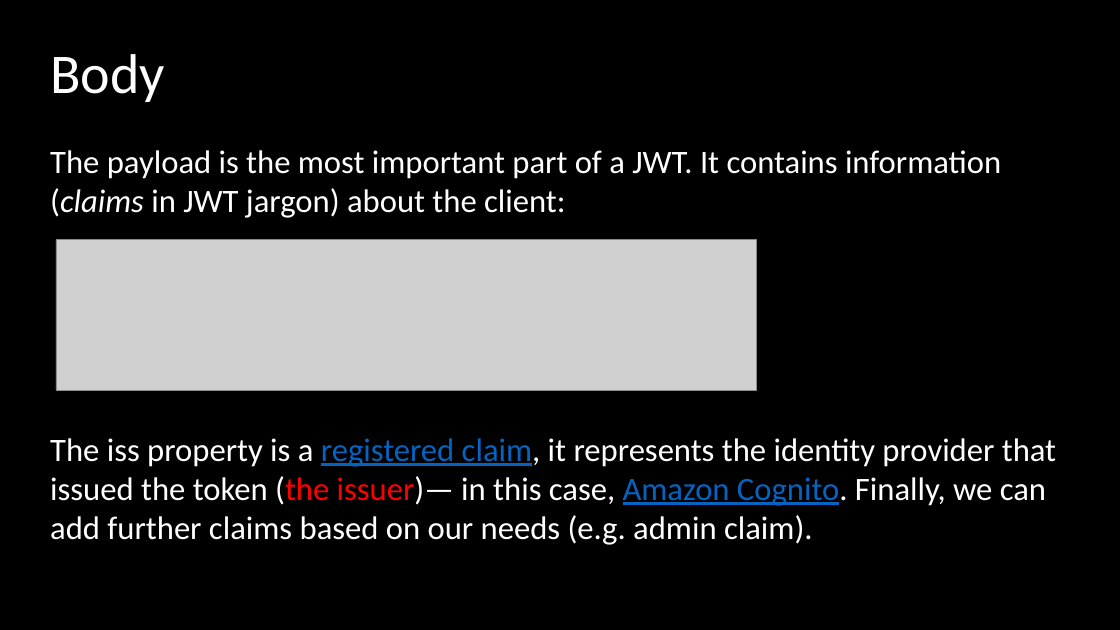
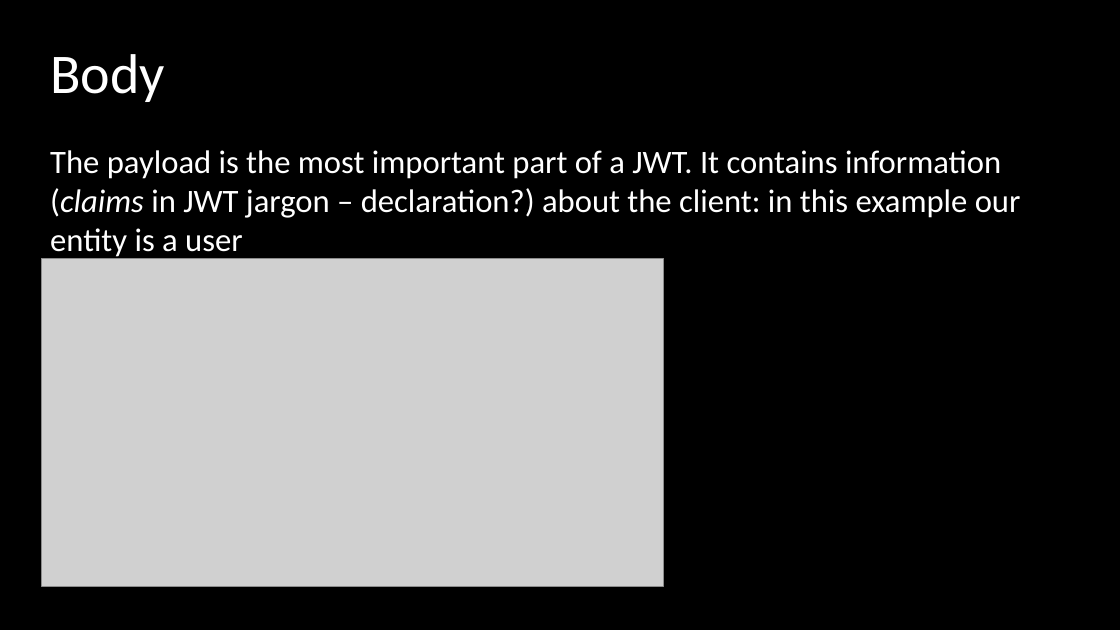
Before and after one commit to asafnaory/nestjs-course, a slide deck: slide 28 of presentations/lecture_jwt.pptx (slide 27 before the commit). Drawn at 1120x630 pixels with LibreOffice and Linux fonts; fonts in the diff are those of the drawing; grey boxes stand for pictures. Boxes give left, top, right and bottom in pixels: in the first picture for what was removed or moved away, otherwise in the second. Text is boxed around its words. In the diff, an @@ line names an element or a change of style, - is before the commit and + after.

Commit message:
update presentation

```diff
--- a/presentations/lecture_jwt.pptx
+++ b/presentations/lecture_jwt.pptx
@@ text at (x1=50, y1=150, x2=1021, y2=260): text changed @@
-The payload is the most important part of a JWT. It contains information (claims in JWT jargon) about the client:
+The payload is the most important part of a JWT. It contains information (claims in JWT jargon – declaration?) about the client: in this example our entity is a user
@@ picture removed at (x1=56, y1=239, x2=756, y2=390) @@
@@ picture added at (x1=42, y1=258, x2=664, y2=586) @@
@@ text removed at (x1=50, y1=438, x2=1056, y2=545) @@
-The iss property is a registered claim, it represents the identity provider that issued the token (the issuer)— in this case, Amazon Cognito. Finally, we can add further claims based on our needs (e.g. admin claim).
```
Also in this commit, not shown: 4 other slides changed, 1 slide added.
